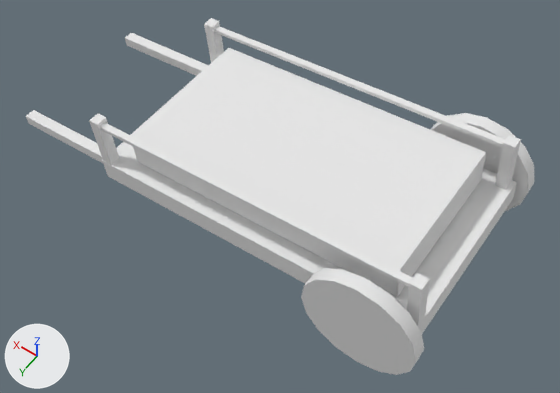
What one commit did to the OBJ model Assets/Models/Buildings/Cart.obj.
Both versions are drawn from a camera (50 mm lens) standing at (-146.0, 226.0, 353.0) and looking at (7.0, 12.0, 16.0). Lighting does not change. The marker at lower left points along +X, +Y and +Z. Where no turn or scale is listed for an object, it has been applied to the vertices.
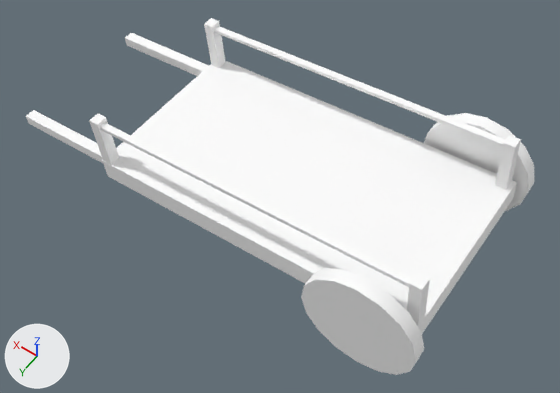
Changed parts and their boxes [x1, y1, x2, y2] in the pictures (560 x 393 px):
'Cube', recoloured
    both: [102, 61, 517, 334]
'Cube.9', deleted
    before: [131, 48, 486, 297]
'Cylinder.1', recoloured
    both: [301, 268, 424, 375]
'Cylinder', recoloured
    both: [424, 113, 535, 211]
'Cube.6', recoloured
    both: [100, 123, 413, 287]
'Cube.5', recoloured
    both: [214, 26, 506, 147]
'Cube.7', recoloured
    both: [26, 110, 103, 163]
'Cube.8', recoloured
    both: [125, 33, 209, 76]
'Cube.4', recoloured
    both: [407, 273, 430, 328]
'Cube.1', recoloured
    both: [495, 135, 521, 190]
'Cube.3', recoloured
    both: [89, 114, 119, 165]
'Cube.2', recoloured
    both: [204, 18, 226, 68]

The change, as a diff of the scene's bpy script:
```diff
--- a/Assets/Models/Buildings/Cart.obj.py
+++ b/Assets/Models/Buildings/Cart.obj.py
@@ mat_default @@
 mat_default = principled_material('default')
-mat_default.base_color = (0.8, 0.8, 0.8)  # white #e7e7e7
+mat_default.base_color = (1.0, 1.0, 1.0)  # white #ffffff
 mat_default.roughness = 1.0
@@ ob_cube_9 @@
-ob_cube_9 = bpy.data.objects.new('Cube.9', me_cube_9)
-ob_cube_9.location = (0.0, 0.0, 0.0)
```
